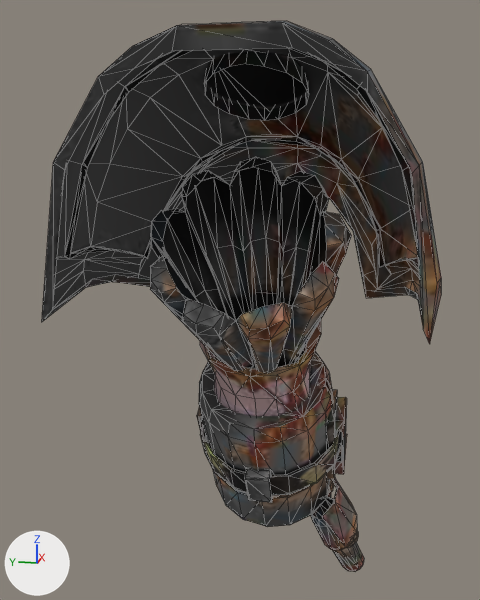
The glTF model public/3d/stealth/E-33.glb, before and after one commit.
The view is the same before and after, from a camera (50 mm lens) standing at (-0.49, -0.216, 1.615) and looking at (0.867, 0.056, 1.276). The lights are fixed; the arrows at lower left show +X, +Y and +Z. Mesh edges are drawn as thin lines. Vertices at the same position are counted once.

The first picture shows 'E-33'.
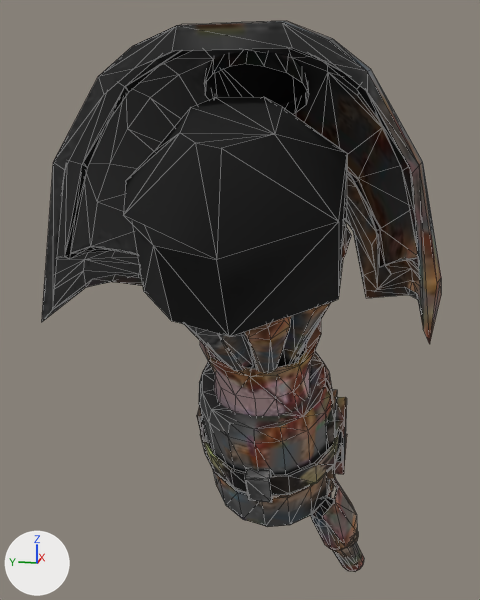
Changed parts and their boxes [x1, y1, x2, y2] in the pictures (480 x 600 px):
part 1 of me_mesh_001, added (black)
    after: [123, 97, 347, 337]

What changed in the scene script:
```text
Change me_mesh_001:
    used by ob_e_33; location = (0.0, 0.0, 0.0)
    remove me_mesh_001.from_pydata(...)  # 1532 vertices, 2694 faces; spans x 0.469..1.283, y -0.322..0.322, z 0.516..1.778
    add me_mesh_001.from_pydata(...)  # 1566 vertices, 2758 faces; spans x 0.41..1.283, y -0.322..0.322, z 0.516..1.778
    me_mesh_001 part 1: a new loose piece of 34 vertices spanning x 0.41..0.8, y -0.168..0.192, z 1.269..1.676, in mat_e_33 (picture img_e_33)
```
